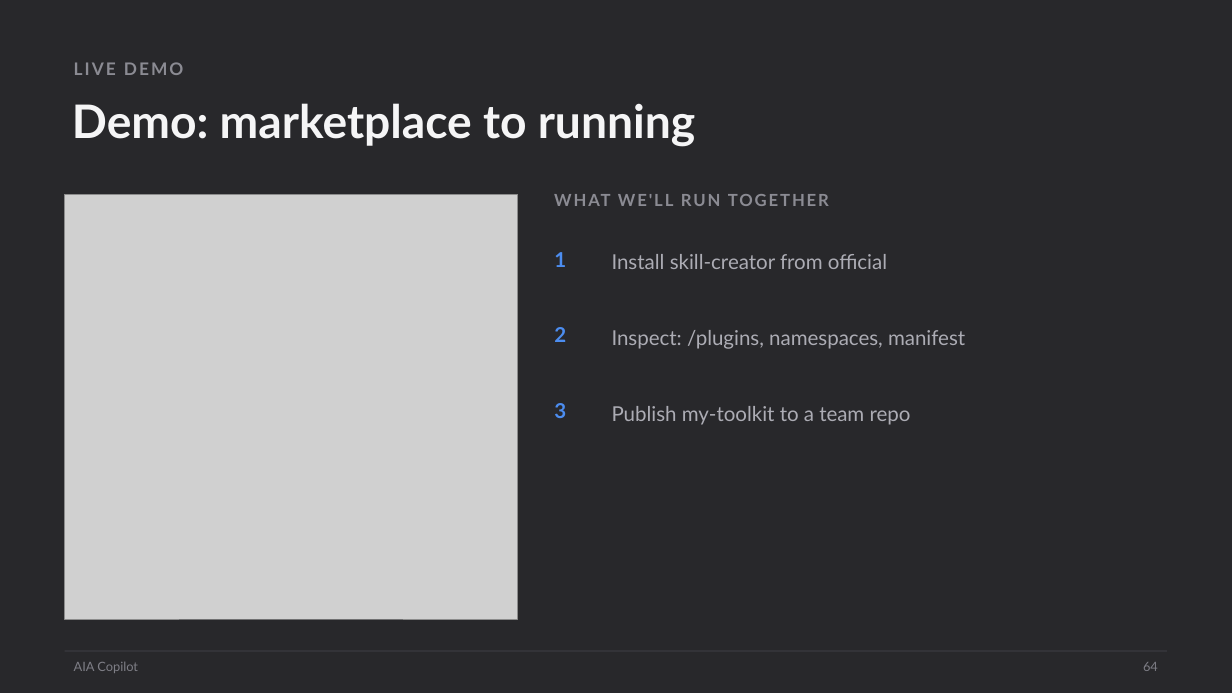
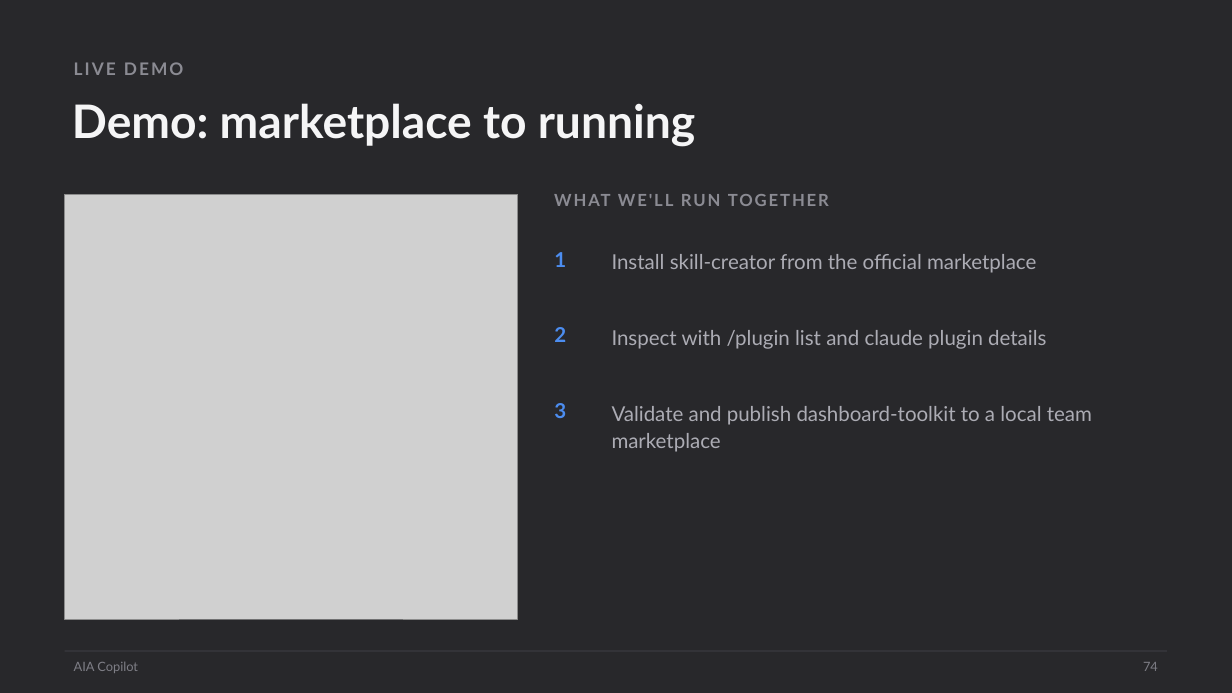
Before and after one commit to scottrhay/AIA-ClaudeCopilot, a slide deck: slide 74 of claude-code-3day/slides/Day2_Claude_Code_Extensions.pptx (slide 64 before the commit). Drawn at 1232x693 pixels with LibreOffice and Linux fonts; fonts in the diff are those of the drawing; grey boxes stand for pictures. Boxes give left, top, right and bottom in pixels: in the first picture for what was removed or moved away, otherwise in the second. Text is boxed around its words. In the diff, an @@ line names an element or a change of style, - is before the commit and + after.

```diff
--- a/claude-code-3day/slides/Day2_Claude_Code_Extensions.pptx
+++ b/claude-code-3day/slides/Day2_Claude_Code_Extensions.pptx
@@ text at <box>612,254,1036,273</box>: text changed @@
-Install skill-creator from official
+Install skill-creator from the official marketplace
@@ text at <box>612,330,1046,349</box>: text changed @@
-Inspect: /plugins, namespaces, manifest
+Inspect with /plugin list and claude plugin details
@@ text at <box>612,406,1092,452</box>: text changed @@
-Publish my-toolkit to a team repo
+Validate and publish dashboard-toolkit to a local team marketplace
@@ text at <box>1143,662,1158,671</box>: text changed @@
-64
+74
```
Also in this commit, not shown: 55 other slides changed, 14 slides added, 4 slides removed, 15 other files.
